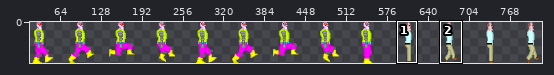
File history of a sprite sheet, assets/images/Run.png. The picture above shows the old version from afar; the outline marks the close-up.
Close-up. Before the edit:
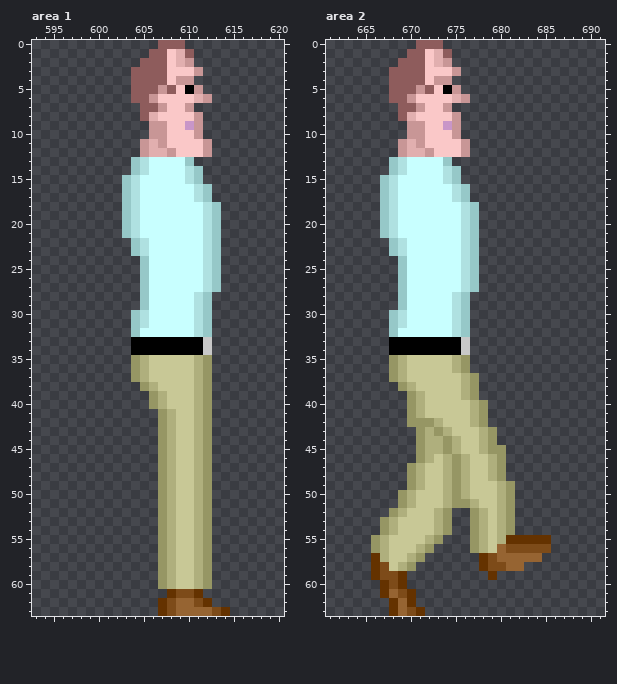
The file is 832x64 pixels. Shown: area 1: x 593..620, y 0..63; area 2: x 661..691, y 0..63. The wide view leaves out empty margins. The commit also changed other parts of the picture, which this record leaves out.
After:
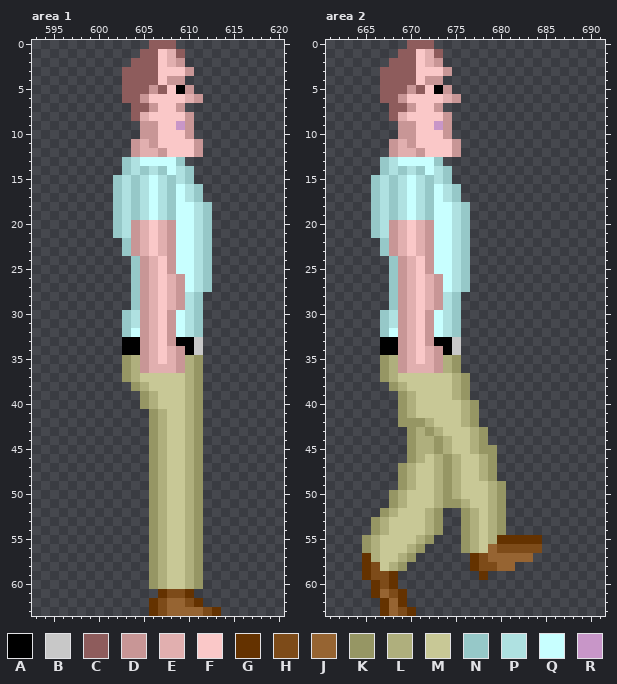
Palette (. is transparent): A #000000  B #c8c8c8  C #8e5c5c  D #c89696  E #e1afaf  F #fac8c8  G #643200  H #7d4b19  J #966432  K #969664  L #afaf7d  M #c8c896  N #96c8c8  P #afe1e1  Q #c8ffff  R #c896c8
What changed:
Area 1:
y 0: x 606 . -> C; x 609 C -> .
y 1: x 605 . -> C; x 607..610 CFEC -> FEC.
y 2: x 604 . -> C; x 607..610 CFED -> FED.
y 3: x 603 . -> C; x 607 C -> F; x 610..611 FD -> D.
y 4: x 603 . -> C; x 607..608 CF -> FD; x 610 D -> .
y 5: x 603 . -> C; x 606..611 CDCFAD -> DCFAD.
y 6: x 603 . -> C; x 605..606 CD -> DF; x 610..612 FED -> ED.
y 7: x 604 . -> C; x 606..607 CD -> DF; x 609..610 FD -> D.
y 8: x 604..606 .CE -> CEF; x 610..611 FD -> D.
y 9: x 605 . -> D; x 607 D -> F; x 609..611 FRD -> RD.
y 10: x 605 . -> D; x 607 D -> F; x 610..611 FD -> D.
y 11: x 604..607 .DED -> DEDF; x 611..612 FD -> D.
y 12: x 604..605 .D -> DE; x 607..608 ED -> DF; x 611..612 FD -> D.
y 13: x 603..605 .NP -> NPQ; x 609..610 QN -> N.
y 14: x 603..607 .NPQQ -> NPNPN; x 609..611 QPN -> PN.
y 15: x 602..605 .NPQ -> NPNP; x 607..611 QQQPN -> PNPN.
y 16..17: x 602..605 .NPQ -> NPNP; x 607..608 QQ -> PN; x 610..612 QPN -> PN.
y 18..19: x 602..605 .NPQ -> NPNP; x 607..608 QQ -> PN; x 611..613 QPN -> PN.
y 20..21: x 602..608 .NPQQQQ -> NPDEFED; x 611..613 QPN -> PN.
y 22..23: x 603..608 .NPQQQ -> NDEFED; x 611..613 QPN -> PN.
y 24..25: x 604..608 .NQQQ -> NDEFD; x 611..613 QPN -> PN.
y 26..27: x 604..609 .NQQQQ -> NDEFED; x 611..613 QPN -> PN.
y 28..29: x 604..612 .NQQQQQPN -> NDEFEDPN.
y 30..31: x 603..608 .NPQQQ -> NPDEFD; x 610..612 QPN -> PN.
y 32: x 603..608 .NQQQQ -> NQDEFD; x 610..612 QPN -> PN.
y 33: x 603 . -> A; x 605..608 AAAA -> DEFD; x 611..612 AB -> B.
y 34: x 603 . -> A; x 605..609 AAAAA -> DEFED; x 611..612 AB -> B.
y 35: x 603..612 .KLMMMMMLK -> KLDEFEDLK.
y 36: x 603..612 .KLMMMMMLK -> KLDEEEDLK.
y 37: x 603..605 .KL -> KLM; x 610..612 MLK -> LK.
y 38: x 604..606 .KL -> KLM; x 610..612 MLK -> LK.
y 39..40: x 605..607 .KL -> KLM; x 610..612 MLK -> LK.
y 41..60: x 606..608 .KL -> KLM; x 610..612 MLK -> LK.
y 61: x 607..608 .G -> GH; x 610..611 HG -> G.
y 62: x 606..608 .GH -> GHJ; x 610..612 JHG -> HG.
y 63: x 606..608 .GH -> GHJ; x 612..614 JHG -> HG.
Area 2:
y 0: x 670 . -> C; x 673 C -> .
y 1: x 669 . -> C; x 671..674 CFEC -> FEC.
y 2: x 668 . -> C; x 671..674 CFED -> FED.
y 3: x 667 . -> C; x 671 C -> F; x 674..675 FD -> D.
y 4: x 667 . -> C; x 671..672 CF -> FD; x 674 D -> .
y 5: x 667 . -> C; x 670..675 CDCFAD -> DCFAD.
y 6: x 667 . -> C; x 669..670 CD -> DF; x 674..676 FED -> ED.
y 7: x 668 . -> C; x 670..671 CD -> DF; x 673..674 FD -> D.
y 8: x 668..670 .CE -> CEF; x 674..675 FD -> D.
y 9: x 669 . -> D; x 671 D -> F; x 673..675 FRD -> RD.
y 10: x 669 . -> D; x 671 D -> F; x 674..675 FD -> D.
y 11: x 668..671 .DED -> DEDF; x 675..676 FD -> D.
y 12: x 668..669 .D -> DE; x 671..672 ED -> DF; x 675..676 FD -> D.
y 13: x 667..669 .NP -> NPQ; x 673..674 QN -> N.
y 14: x 667..671 .NPQQ -> NPNPN; x 673..675 QPN -> PN.
y 15: x 666..669 .NPQ -> NPNP; x 671..675 QQQPN -> PNPN.
y 16..17: x 666..669 .NPQ -> NPNP; x 671..672 QQ -> PN; x 674..676 QPN -> PN.
y 18..19: x 666..669 .NPQ -> NPNP; x 671..672 QQ -> PN; x 675..677 QPN -> PN.
y 20..21: x 666..672 .NPQQQQ -> NPDEFED; x 675..677 QPN -> PN.
y 22..23: x 667..672 .NPQQQ -> NDEFED; x 675..677 QPN -> PN.
y 24..25: x 668..672 .NQQQ -> NDEFD; x 675..677 QPN -> PN.
y 26..27: x 668..673 .NQQQQ -> NDEFED; x 675..677 QPN -> PN.
y 28..29: x 668..676 .NQQQQQPN -> NDEFEDPN.
y 30..31: x 667..672 .NPQQQ -> NPDEFD; x 674..676 QPN -> PN.
y 32: x 667..672 .NQQQQ -> NQDEFD; x 674..676 QPN -> PN.
y 33: x 667 . -> A; x 669..672 AAAA -> DEFD; x 675..676 AB -> B.
y 34: x 667 . -> A; x 669..673 AAAAA -> DEFED; x 675..676 AB -> B.
y 35: x 667..676 .KLMMMMMLK -> KLDEFEDLK.
y 36: x 667..676 .KLMMMMMLK -> KLDEEEDLK.
y 37: x 667..669 .KL -> KLM; x 675..677 MLK -> LK.
y 38: x 668..670 .KL -> KLM; x 675..677 MLK -> LK.
y 39: x 669..671 .KL -> KLM; x 675..677 MLK -> LK.
y 40..41: x 669..671 .KL -> KLM; x 676..678 MLK -> LK.
y 42: x 669 . -> K; x 672..673 KL -> LM; x 676..678 MLK -> LK.
y 43: x 670..674 .KLKL -> KLKLM; x 677..679 MLK -> LK.
y 44: x 670..671 .K -> KL; x 673..675 LKL -> KLM; x 677..679 MLK -> LK.
y 45: x 670..671 .K -> KL; x 673..675 LKL -> KLM; x 677..678 ML -> LK; x 680 K -> .
y 46: x 670..676 .KLMLKL -> KLMLKLM; x 678..680 MLK -> LK.
y 47..48: x 669..671 .KL -> KLM; x 673..676 MLKL -> LKLM; x 678..680 MLK -> LK.
y 49: x 669..671 .KL -> KLM; x 673..676 MLKL -> LKLM; x 679..681 MLK -> LK.
y 50: x 668..670 .KL -> KLM; x 673..676 MLKL -> LKLM; x 679..681 MLK -> LK.
y 51: x 668..670 .KL -> KLM; x 673..674 ML -> LK; x 676..677 KL -> LM; x 679..681 MLK -> LK.
y 52: x 667..669 .KL -> KLM; x 672..674 MLK -> LK.; x 676..681 .KLMLK -> KLMLK.
y 53..54: x 666..668 .KL -> KLM; x 672..674 MLK -> LK.; x 676..681 .KLMLK -> KLMLK.
y 55: x 665..667 .KL -> KLM; x 671..673 MLK -> LK.; x 676..680 .KLML -> KLMLG; x 685 G -> .
y 56: x 665..667 .KL -> KLM; x 670..672 MLK -> LK.; x 676..680 .KLMJ -> KLMJH; x 685 H -> .
y 57: x 665..667 .GL -> GLM; x 669..671 MLK -> LK.; x 677..679 .GH -> GHJ; x 684 J -> .
y 58: x 665..670 .GHMLK -> GHMLK.; x 677..678 .G -> GH; x 680 H -> J; x 682 J -> .
y 59: x 665..666 .G -> GH; x 668..669 HG -> G.; x 678..679 .G -> G.
y 60: x 666..669 .GHG -> GHG.
y 61: x 666..670 .GJHG -> GJHG.
y 62: x 667..670 .GJG -> GJG.
y 63: x 667..671 .GJHG -> GJHG.
Boxes around the changes in both close-ups, in picture pixels (x1, y1, x2, y2):
changed: (113, 40, 230, 616)
changed: (362, 40, 551, 616)
